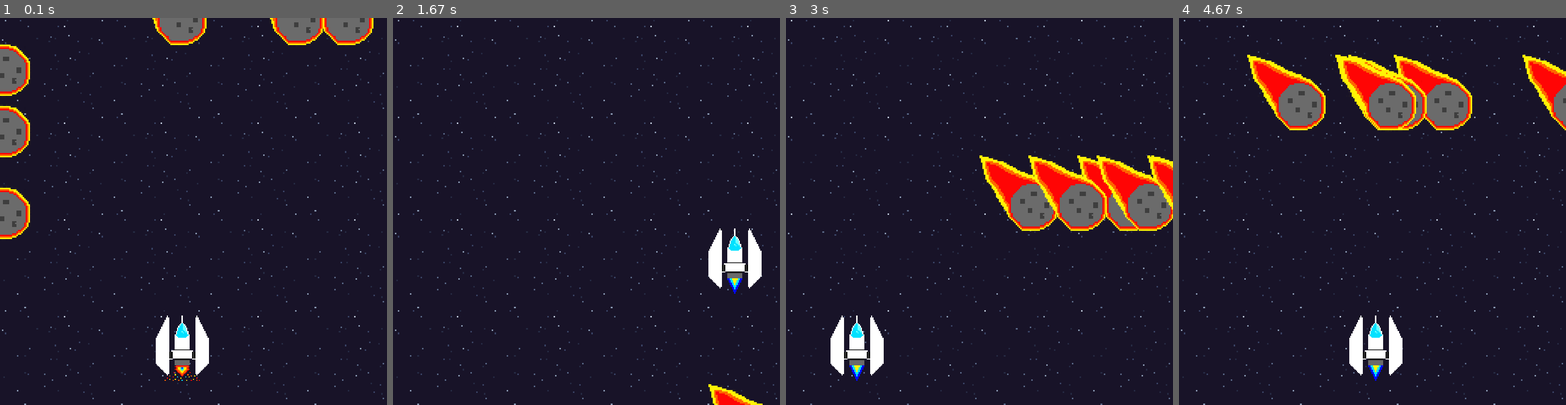
Above: before the commit, frames 1-4 (left to right).
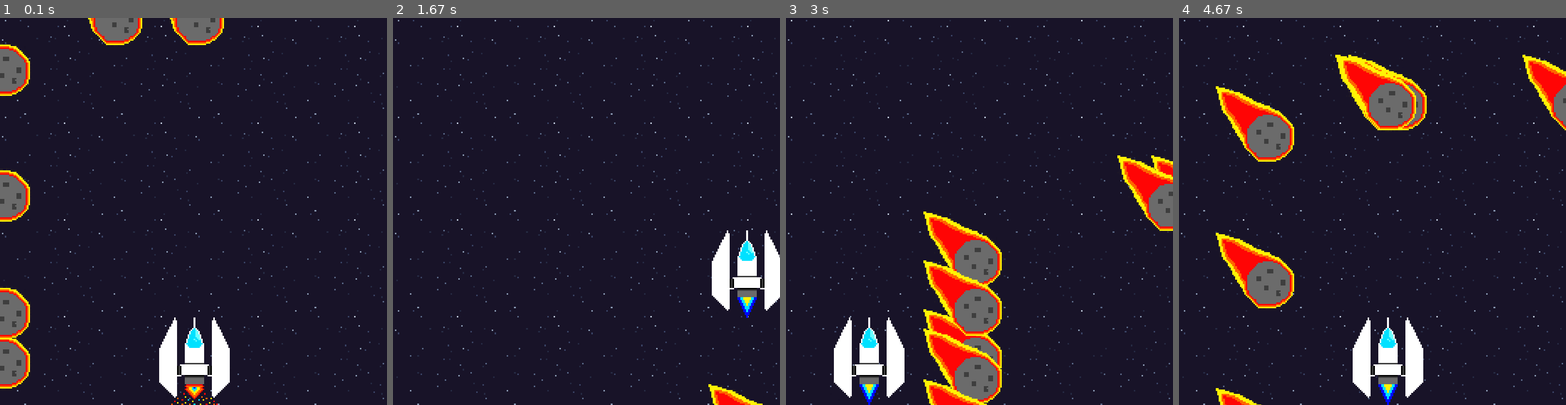
Above: after the commit, the same moments.

Repository: darsiov/pygames
Game: pygame game, started from first_game.py
Two runs of this game, one before a commit and one after it. Both use one fixed random seed, a clock stepped at 60 frames per second and the inputs below.
Inputs:
- Up to frame 1 (0.1 s): no input
- Up to frame 2 (1.67 s): hold D 0.33-0.8 s; hold W 0.83-1.13 s; hold D 1.17-1.63 s
- Up to frame 3 (3 s): hold A 1.67-2.2 s; hold S 2.23-2.53 s; hold A 2.57-2.97 s
- Up to frame 4 (4.67 s): hold W 3-3.37 s; hold D 3.4-4.03 s; hold S 4.07-4.43 s; hold A from 4.47 s (still down)

The runs differ from the first frame. In frame 1, 9.1% of the frame differs, in the area x 0-97%, y 0-100%; in frame 2, 2.4%; in frame 3, 18%, in the area x 11-100%, y 35-100%; in frame 4, 11%.

Commit message:
Agregado del movimiento y spawn aleatorio de los meteoritos de forma continua

Diff:
--- a/classes.py
+++ b/classes.py
@@ -1,3 +1,4 @@
+from traceback import print_tb
 from pygame import sprite   #Archivo especifico para animar los sprites
 from pygame.locals import * #Gestion de eventos
 
@@ -91,7 +92,7 @@
         else:
             pass
 
-        self.image = pygame.transform.scale(self.spriteSheet.subsurface((int(self.current_frame)*self.frame_width,0,self.frame_width,self.frame_heigth)),(150,150)) #Escala del sprite en el juego
+        self.image = pygame.transform.scale(self.spriteSheet.subsurface((int(self.current_frame)*self.frame_width,0,self.frame_width,self.frame_heigth)),(SPRITE_SIZE,SPRITE_SIZE)) #Escala del sprite en el juego
 
     def movement(self):#Función de movimiento del personaje, d es el indicador de la dirección
 
@@ -151,12 +152,14 @@
         self.frame_width = 64   #Ancho del frame
         self.frame_heigth = 64  #Alto del frame
         self.segundos = 0
+        self.c = 0
 
 
     def update(self, window):#Funcion del refresco del sprite
 
         global r_asteroid
         self.segundos += 0.06
+        random_limit1 = random.randint(0,1)
 
         if self.current_frame >= self.frames - 0.1:
             self.current_frame = 2
@@ -169,27 +172,38 @@
 
         self.image = pygame.transform.scale(self.spriteSheet.subsurface((int(self.current_frame)*self.frame_width,0,self.frame_width,self.frame_heigth)),(SPRITE_SIZE,SPRITE_SIZE)) #Escala del sprite en el juego
 
-        self.rect.centerx += 8
-        self.rect.centery += 8
-
-        if self.segundos >= 7.5 and self.segundos <= 8:
-            random_point = random.randint(-SPRITE_SIZE + 50, WIDTH_SCREEN - SPRITE_SIZE)
+        self.rect.x += 8
+        self.rect.y += 8
+
+        if self.segundos == 7.55999999999998:
+            while True:
+                random_point = random.randint(-SPRITE_SIZE + 50, WIDTH_SCREEN - SPRITE_SIZE)
+                if self.c >= random_limit1:
+
+                    self.rect.x = random_point
+                    self.rect.y = -SPRITE_SIZE + 50
+                    r_asteroid.append(Asteroide())
+                    self.c += 1
+
+                elif self.c < random_limit1:
+
+                    self.rect.x = -SPRITE_SIZE + 50
+                    self.rect.y = random_point
+                    r_asteroid.append(Asteroide())
+                    self.c += 1
+
+                if self.c >= random_limit1*2:
+
+                    break
+
+                else:
+                    break
 
             r_asteroid = []
+            asteroid.remove()
             asteroid.empty()
-
-            self.rect.x = random_point
-            self.rect.y = -SPRITE_SIZE + 50
-            r_asteroid.append(Asteroide())
-
-            # self.rect.x = -SPRITE_SIZE + 50
-            # self.rect.y = random_point
-            # r_asteroid.append(Asteroide())
-
+            self.c = 0
             self.segundos = 0
-
-            r_asteroid = []
-            asteroid.empty()
 
         # if self.segundos >= 7.5 and self.segundos <= 8:
         #     print(asteroid)
@@ -210,15 +224,16 @@
 c = 0
 while True:
     random_point = random.randint(-SPRITE_SIZE + 50, WIDTH_SCREEN - SPRITE_SIZE)
-    if c >= random_limit:
+    if c <= random_limit:
         ax = -SPRITE_SIZE + 50
         ay = random_point
         r_asteroid.append(Asteroide())
         c += 1
-    elif c < random_limit:
+    elif c > random_limit:
         ax = random_point
         ay = -SPRITE_SIZE + 50
         r_asteroid.append(Asteroide())
         c += 1
+        print(c)
     if c >= random_limit*2:
         break
